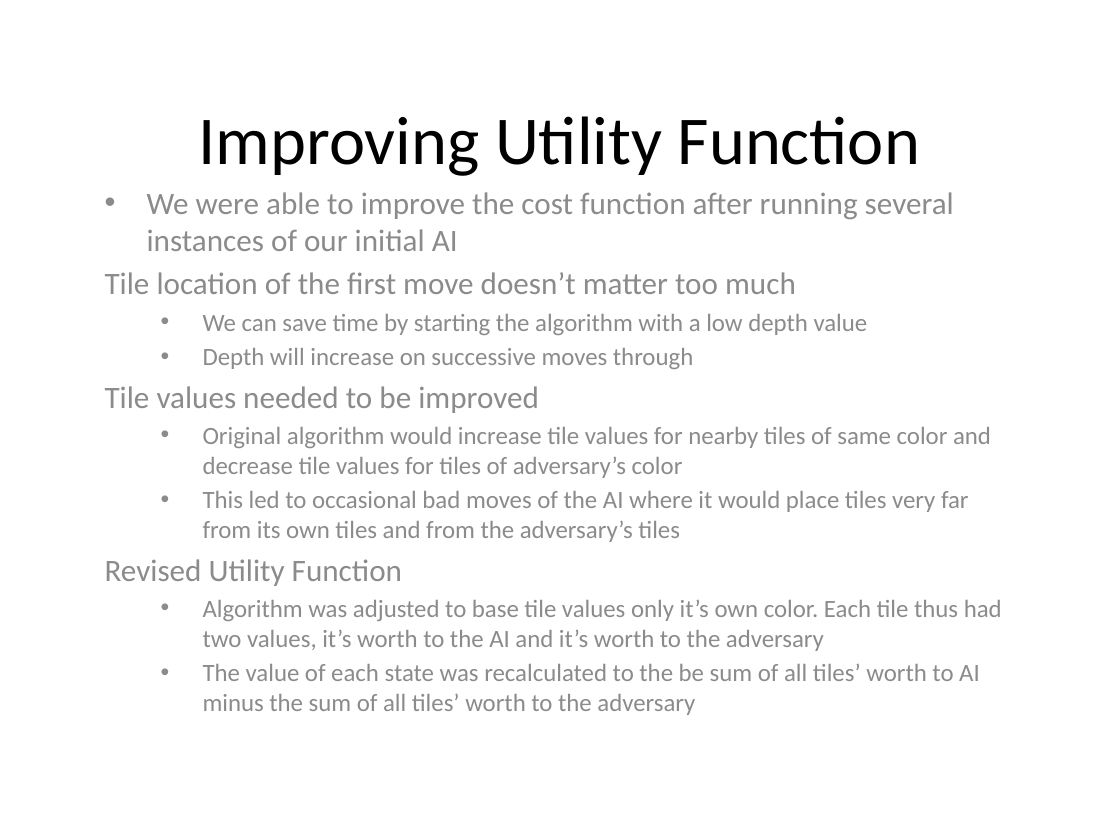
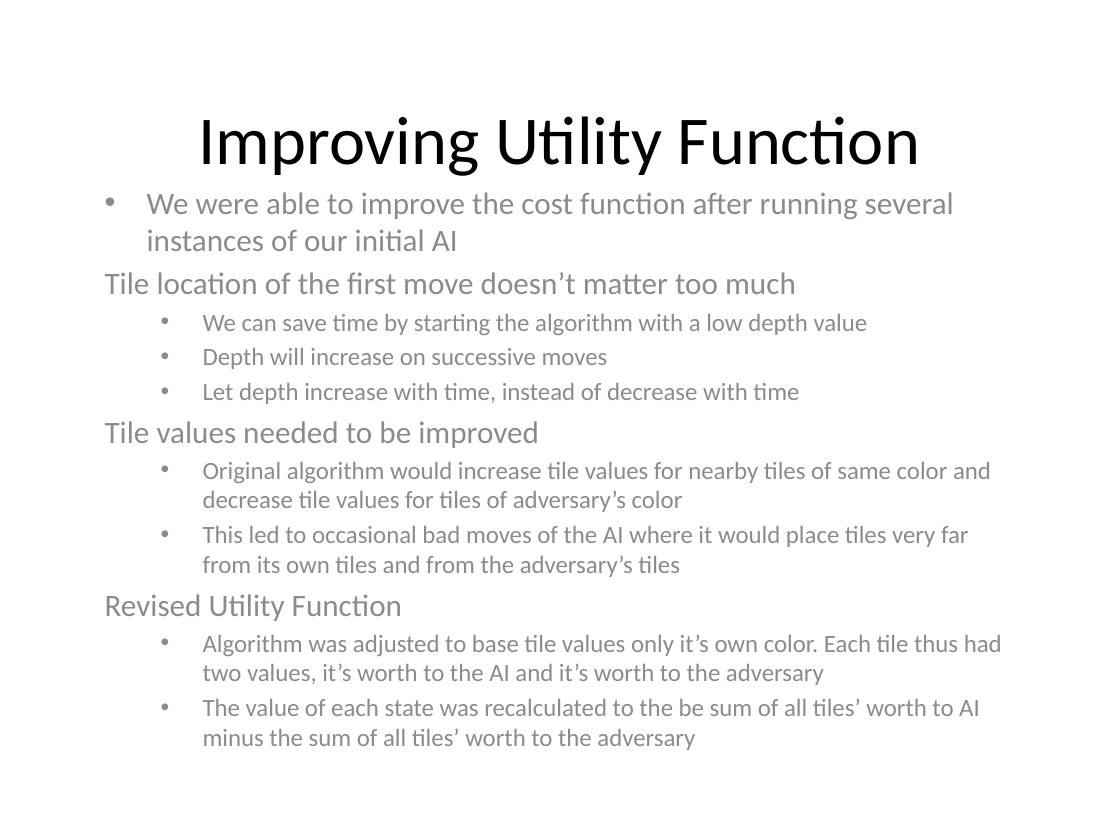
Before and after one commit to yangjiao2/271AIgame, a slide deck: slide 10 of Presentation.pptx. Drawn at 1120x840 pixels with LibreOffice and Linux fonts; fonts in the diff are those of the drawing. Boxes give left, top, right and bottom in pixels: in the first picture for what was removed or moved away, otherwise in the second. Text is boxed around its words. In the diff, an @@ line names an element or a change of style, - is before the commit and + after.

```diff
--- a/Presentation.pptx
+++ b/Presentation.pptx
@@ subtitle at <box>203,348,799,404</box>: text changed @@
-  • Depth will increase on successive moves through
+  • Depth will increase on successive moves
+  • Let depth increase with time, instead of decrease with time
```
Also in this commit, not shown: 4 other slides changed, 2 other files.
